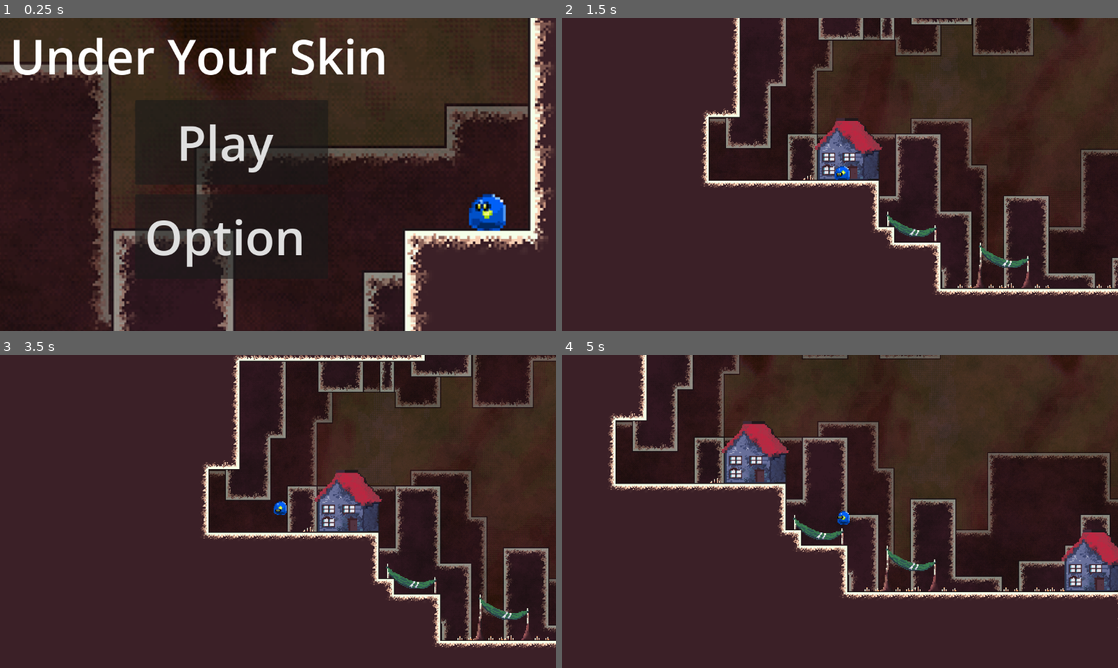
Above: before the commit, frames 1-4 (two rows, left to right).
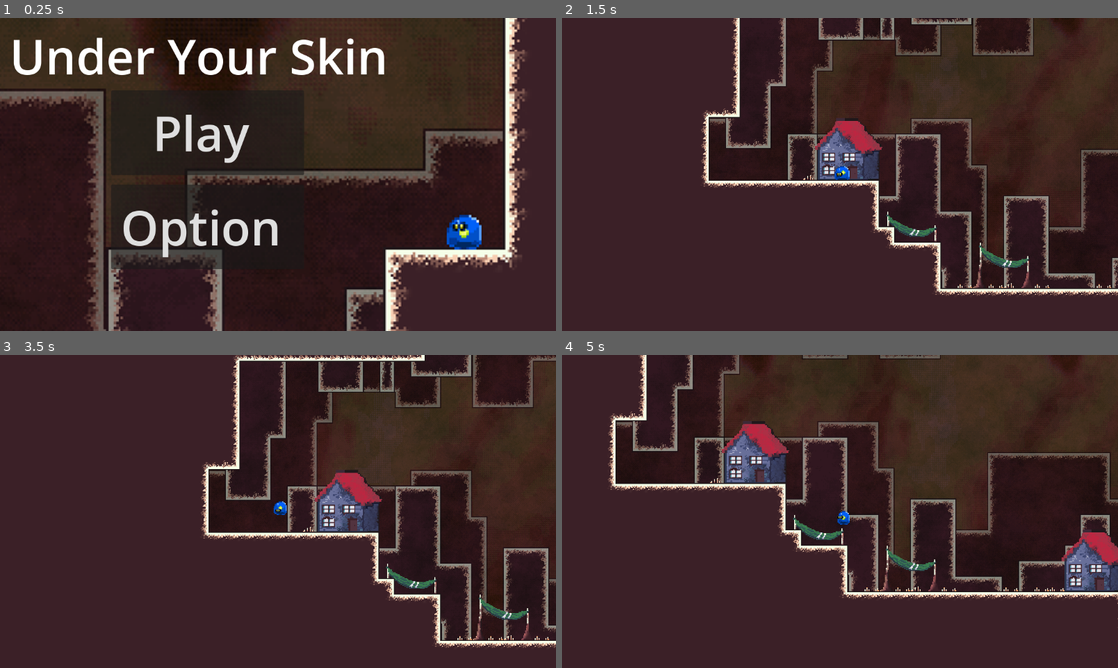
Above: after the commit, the same moments.

Repository: 2026-Hackathon/UnderYourSkin
Game: Godot game, scene res://Scenes/tempmenu.tscn
Same seed, same stepped clock (60 frames per second), same inputs: the game is played once before the commit and once after it.
Inputs (mouse positions are in pixels of both pictures, inside the frame that each line leads up to):
- Up to frame 1 (0.25 s): no input
- Up to frame 2 (1.5 s): click "Play" at 0.5 s; tap Enter at 1.25 s; move the mouse to (962, 158) at 1.27 s; click (962, 158) at 1.42 s
- Up to frame 3 (3.5 s): tap Space at 2 s; drag from (166, 527) to (250, 574) at 2.02 s; move the mouse to (333, 442) at 2.77 s; click (333, 442) at 2.92 s
- Up to frame 4 (5 s): drag from (812, 574) to (673, 464) at 3.52 s; move the mouse to (1006, 558) at 4.27 s; click (1006, 558) at 4.42 s

The runs differ from the first frame. In frame 1, 24% of the frame differs, in the area x 0-100%, y 0-100%; in frame 2, less than 0.1%; in frame 3, less than 0.1%; in frame 4, less than 0.1%.

Commit message:
Menu Visual Updarte
Looks nicer, things more lined up

Diff:
--- a/under-your-skin/Scenes/tempmenu.tscn
+++ b/under-your-skin/Scenes/tempmenu.tscn
@@ -1,7 +1,7 @@
 [gd_scene format=3 uid="uid://fivajboqxxo7"]
 
 [ext_resource type="Script" uid="uid://d5svlyrqymyl" path="res://Scripts/tempmenu.gd" id="1_j1yrb"]
-[ext_resource type="Texture2D" uid="uid://grmb5nitjqqi" path="res://Sprites/Menu/menubg playerstaringwistfully.png" id="2_j1yrb"]
+[ext_resource type="Texture2D" uid="uid://k7pek1tap2rd" path="res://menubg playerstaringwistfully full.png" id="2_j1yrb"]
 
 [node name="Control" type="Control" unique_id=2073366076]
 layout_mode = 3
@@ -21,7 +21,7 @@
 anchor_bottom = 1.0
 grow_horizontal = 2
 grow_vertical = 2
-scale = Vector2(2.1, 2.1)
+scale = Vector2(2, 2)
 texture = ExtResource("2_j1yrb")
 expand_mode = 1
 stretch_mode = 2
@@ -45,8 +45,8 @@
 
 [node name="MainMenuPadding" type="MarginContainer" parent="MainMenu" unique_id=584979113]
 layout_mode = 2
-theme_override_constants/margin_left = 280
-theme_override_constants/margin_top = 170
+theme_override_constants/margin_left = 230
+theme_override_constants/margin_top = 150
 
 [node name="MainMenuList" type="VBoxContainer" parent="MainMenu/MainMenuPadding" unique_id=255515792]
 custom_minimum_size = Vector2(100, 360)
@@ -72,8 +72,8 @@
 
 [node name="OptionMenuPadding" type="MarginContainer" parent="OptionMenu" unique_id=1002535357]
 layout_mode = 2
-theme_override_constants/margin_left = 250
-theme_override_constants/margin_top = 180
+theme_override_constants/margin_left = 150
+theme_override_constants/margin_top = 150
 
 [node name="OptionList" type="VBoxContainer" parent="OptionMenu/OptionMenuPadding" unique_id=1181670064]
 custom_minimum_size = Vector2(100, 360)
@@ -83,7 +83,8 @@
 [node name="MovementControlButton" type="Button" parent="OptionMenu/OptionMenuPadding/OptionList" unique_id=846897533]
 layout_mode = 2
 theme_override_font_sizes/font_size = 55
-text = "Movement controls: Drag away"
+text = "Movement Control:
+Drag Back"
 alignment = 0
 
 [node name="BackButtonContainer" type="MarginContainer" parent="." unique_id=1413420514]
--- a/under-your-skin/Scripts/tempmenu.gd
+++ b/under-your-skin/Scripts/tempmenu.gd
@@ -36,6 +36,8 @@
 	Globals.MovementDirection = Globals.MovementDirection*-1
 	#update text
 	if Globals.MovementDirection == 1:
-		$OptionMenu/OptionMenuPadding/OptionList/MovementControlButton.text = "Movement Control: Drag Forward"
+		$OptionMenu/OptionMenuPadding/OptionList/MovementControlButton.text = "Movement Control:
+			Drag Forward"
 	else:
-		$OptionMenu/OptionMenuPadding/OptionList/MovementControlButton.text = "Movement Control: Drag Back"
+		$OptionMenu/OptionMenuPadding/OptionList/MovementControlButton.text = "Movement Control:
+			Drag Back"
Binary file added: under-your-skin/menubg playerstaringwistfully full.png
Not shown, added: under-your-skin/menubg playerstaringwistfully full.png.import
